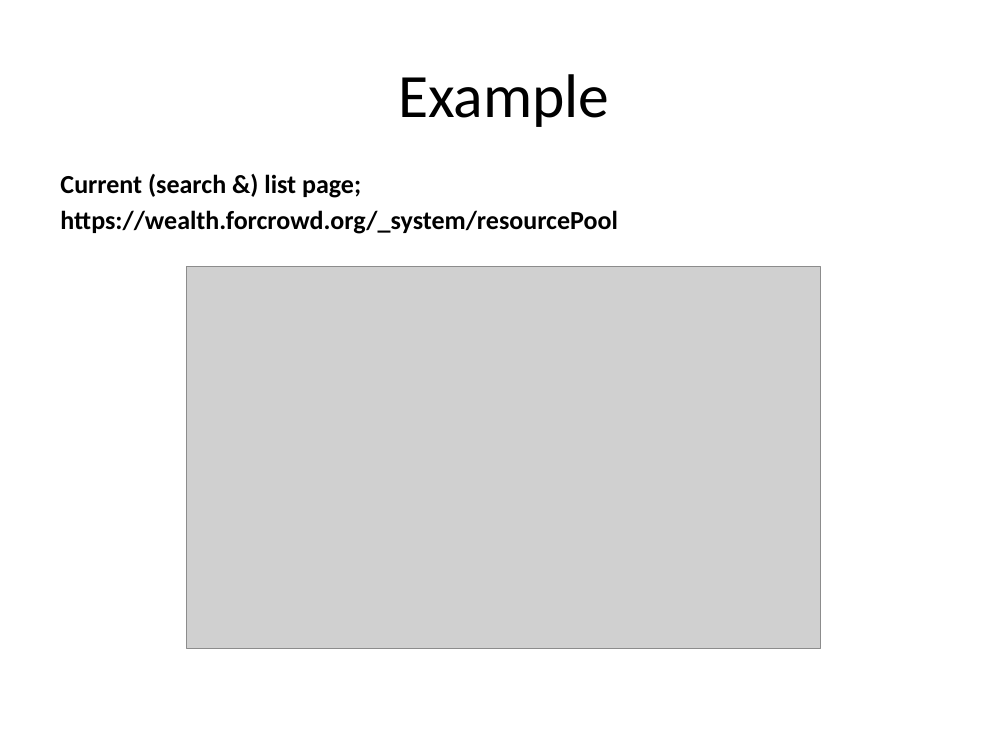
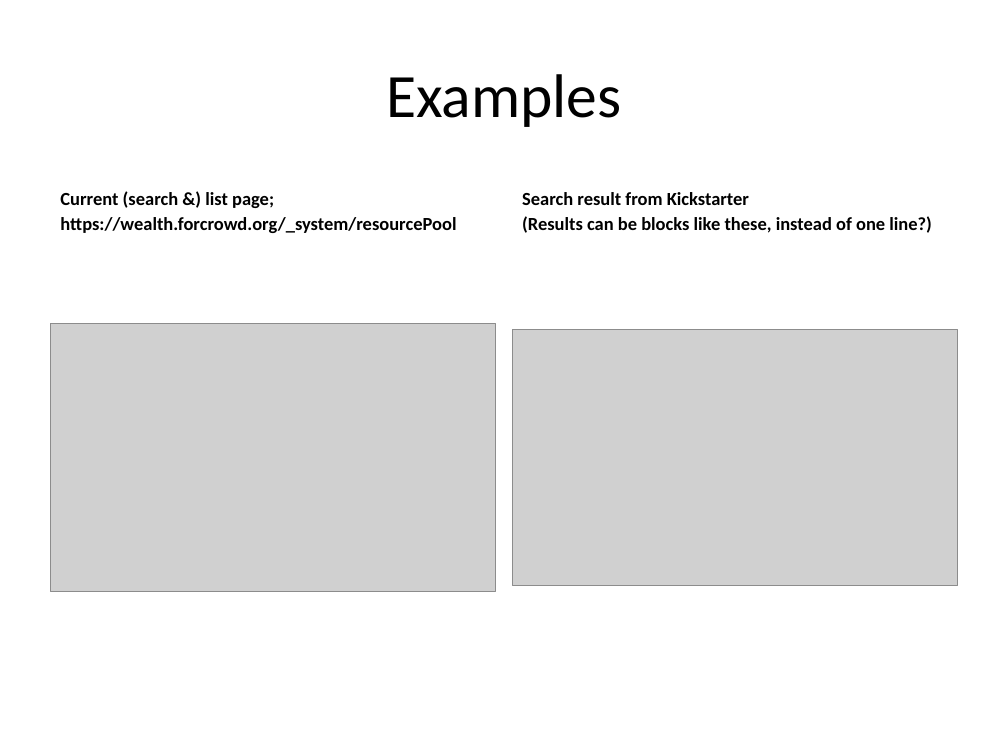
Before and after one commit to forCrowd/WealthFramework, a slide deck: slide 7 of SolutionItems/Documents/Skecthes.pptx. Drawn at 1008x756 pixels with LibreOffice and Linux fonts; fonts in the diff are those of the drawing; grey boxes stand for pictures. Boxes give left, top, right and bottom in pixels: in the first picture for what was removed or moved away, otherwise in the second. Text is boxed around its words. In the diff, an @@ line names an element or a change of style, - is before the commit and + after.

```diff
--- a/SolutionItems/Documents/Skecthes.pptx
+++ b/SolutionItems/Documents/Skecthes.pptx
@@ title at <box>386,74,621,127</box>: text changed @@
-Example
+Examples
@@ text "Current (search &) list page;" at <box>60,191,456,233</box>: size 18.6 to 13.2 pt; less space between paragraphs @@
@@ text added at <box>522,192,932,233</box>, 13.2 pt, text #000000, bold @@
+Search result from Kickstarter
+(Results can be blocks like these, instead of one line?)
@@ picture: place and size @@
-picture at <box>186,267,821,648</box>
+picture at <box>50,324,496,592</box>
@@ picture added at <box>512,330,958,586</box> @@
```
Also in this commit, not shown: 3 other slides changed, 1 slide added, 1 slide removed, 7 other files.
